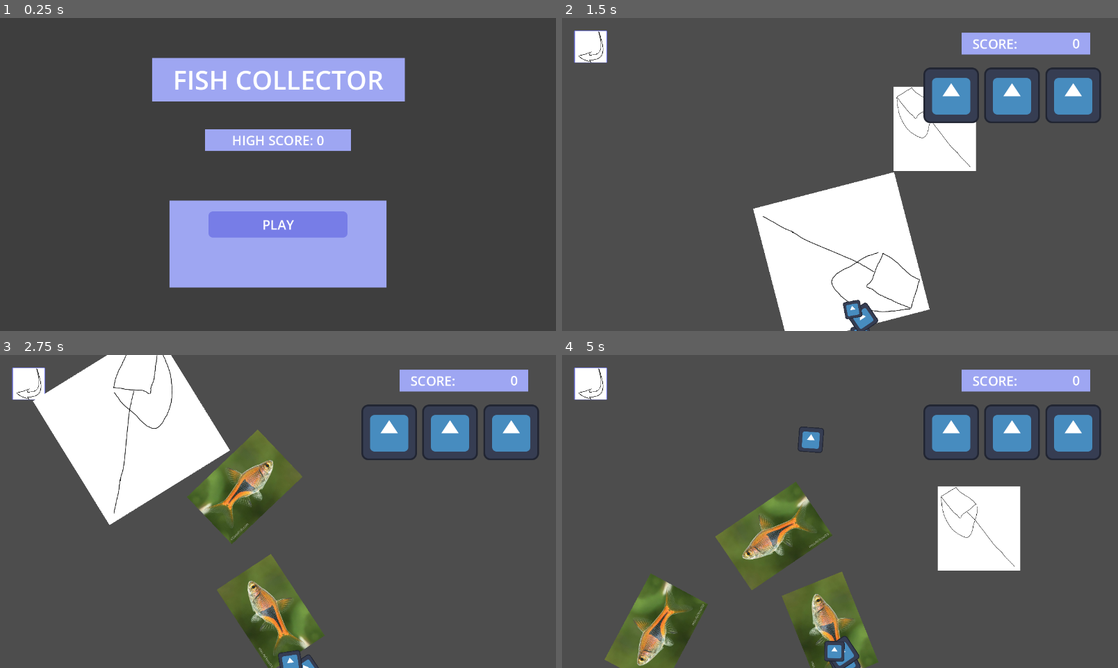
Above: before the commit, frames 1-4 (two rows, left to right).
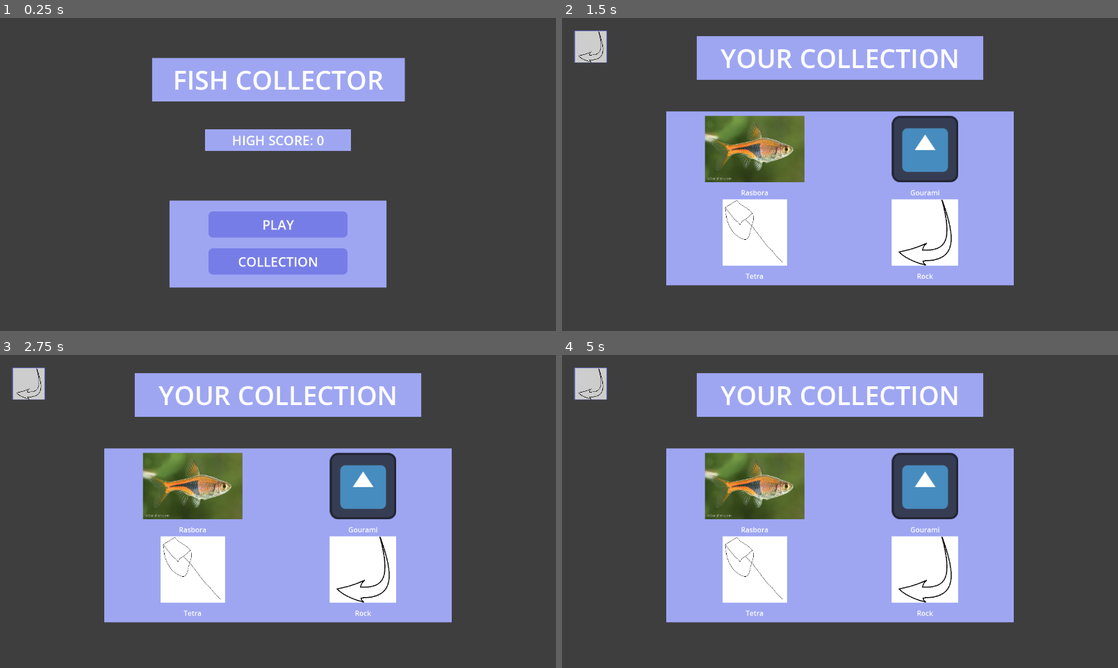
Above: after the commit, the same moments.

Repository: lolyay270/Mobile-Dev-Small
Game: Godot game, scene res://scenes/mainMenu.tscn
Same seed, same stepped clock (60 frames per second), same inputs: the game is played once before the commit and once after it. The engine's default icon, where the game draws it, is replaced by a stand-in: a white triangle on a blue panel in a dark square.
Inputs (mouse positions are in pixels of both pictures, inside the frame that each line leads up to):
- Up to frame 1 (0.25 s): no input
- Up to frame 2 (1.5 s): click "PLAY" (after the commit: "COLLECTION") at 0.5 s; move the mouse to (962, 158) at 1.27 s; press the mouse at (962, 158) at 1.28 s
- Up to frame 3 (2.75 s): move the mouse to (166, 527) at 2.02 s; release the mouse at (166, 527) at 2.03 s; click (166, 527) at 2.1 s
- Up to frame 4 (5 s): move the mouse to (895, 442) at 2.77 s; press the mouse at (895, 442) at 2.78 s; move the mouse to (812, 574) at 3.52 s; release the mouse at (812, 574) at 3.53 s; click (812, 574) at 3.6 s; move the mouse to (1006, 558) at 4.27 s; press the mouse at (1006, 558) at 4.28 s

The runs differ from the first frame. In frame 1, 2.1% of the frame differs, in the area x 37-63%, y 73-82%; in frame 2, 48%; in frame 3, 53%, in the area x 2-97%, y 0-100%; in frame 4, 50%.

Commit message:
feat(collect): buttons in mainMenu and gameOver

Diff:
--- a/scenes/gameOver.tscn
+++ b/scenes/gameOver.tscn
@@ -197,6 +197,24 @@
 script = ExtResource("5_lwyln")
 sceneToLoad = "res://scenes/game.tscn"
 
+[node name="collection" type="Button" parent="SELECTIONS"]
+layout_mode = 1
+anchors_preset = 8
+anchor_left = 0.5
+anchor_top = 0.5
+anchor_right = 0.5
+anchor_bottom = 0.5
+offset_left = -150.0
+offset_top = 15.0
+offset_right = 150.0
+offset_bottom = 65.0
+grow_horizontal = 2
+grow_vertical = 2
+theme = ExtResource("4_d1w46")
+text = "COLLECTION"
+script = ExtResource("5_lwyln")
+sceneToLoad = "res://scenes/collection.tscn"
+
 [node name="new high score" type="Label" parent="."]
 visible = false
 z_index = 1
@@ -230,3 +248,4 @@
 }
 
 [connection signal="button_up" from="SELECTIONS/new game" to="SELECTIONS/new game" method="_on_button_up"]
+[connection signal="button_up" from="SELECTIONS/collection" to="SELECTIONS/collection" method="_on_button_up"]
--- a/scenes/mainMenu.tscn
+++ b/scenes/mainMenu.tscn
@@ -123,4 +123,23 @@
 script = ExtResource("4_l7wge")
 sceneToLoad = "res://scenes/game.tscn"
 
+[node name="collection" type="Button" parent="SELECTIONS"]
+layout_mode = 1
+anchors_preset = 8
+anchor_left = 0.5
+anchor_top = 0.5
+anchor_right = 0.5
+anchor_bottom = 0.5
+offset_left = -150.0
+offset_top = 15.0
+offset_right = 150.0
+offset_bottom = 65.0
+grow_horizontal = 2
+grow_vertical = 2
+theme = ExtResource("3_7nrmo")
+text = "COLLECTION"
+script = ExtResource("4_l7wge")
+sceneToLoad = "res://scenes/collection.tscn"
+
 [connection signal="button_up" from="SELECTIONS/new game" to="SELECTIONS/new game" method="_on_button_up"]
+[connection signal="button_up" from="SELECTIONS/collection" to="SELECTIONS/collection" method="_on_button_up"]
